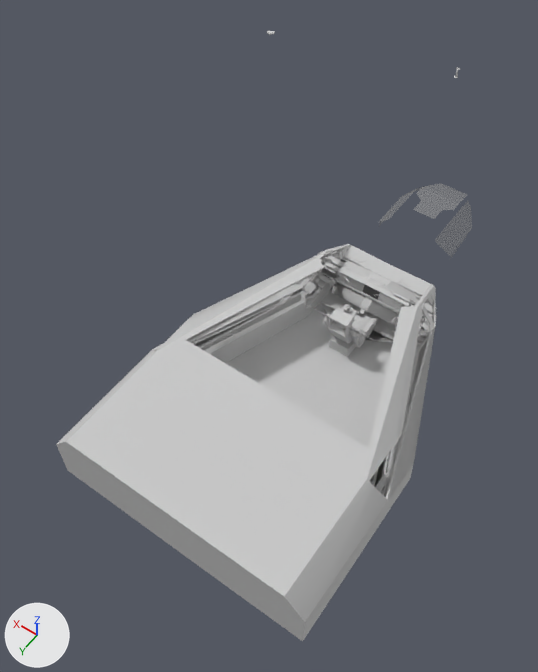
Before and after pictures for a commit that changed the FBX model Assets/Models/Cockpit/shuttleCockpit.fbx.
Camera for both pictures: a 50 mm camera at (-57.0, 120.8, 166.9) aimed at (7.6, 30.3, 24.8). The lights are fixed; the arrows at lower left show +X, +Y and +Z. Where no turn or scale is listed for an object, it has been applied to the vertices. Vertices at the same position are counted once.

Names of what the first picture shows: 'VA_HeavyFighterCockpit1_Base'.
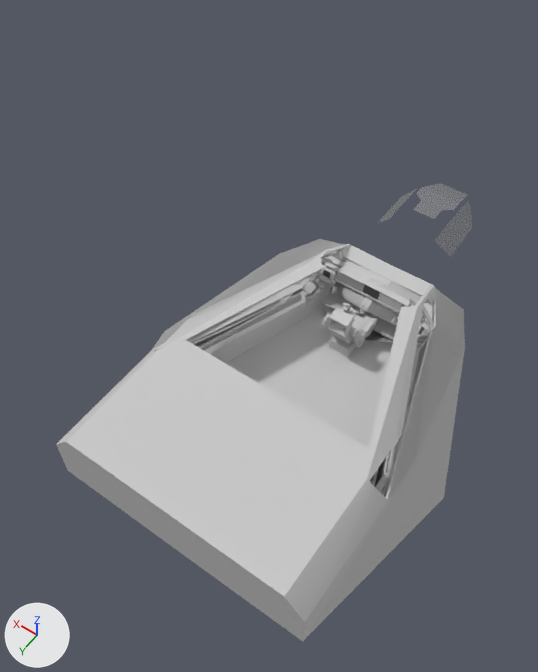
Pixel boxes [x1, y1, x2, y2] of what changed, in the pictures (538 x 672 px):
'VA_HeavyFighterCockpit1_Base', reshaped (7% wider): before [56, 244, 437, 641]; after [56, 239, 465, 641]
part 1 of me_mesh, deleted: before [303, 251, 429, 351]
part 2 of me_mesh, cut back: before [187, 258, 437, 636]; after [153, 239, 465, 641]

What changed in the scene script:
```text
Change me_mesh:
    used by ob_va_heavyfightercockpit1_base; location = (0.0, 0.0, 0.0)
    remove me_mesh.from_pydata(...)  # 19338 vertices, 29400 faces; spans x -35.3..35.3, y -18.2..78.0, z -0.8..18.9
    add me_mesh.from_pydata(...)  # 16894 vertices, 25934 faces; spans x -44.5..44.5, y -18.2..78.0, z -0.8..18.9
    me_mesh part 1: 77 loose pieces with 2242 vertices, spanning x -21.2..21.4, y -14.5..9.2, z 9.2..18.4, are deleted
    me_mesh part 2: 20 vertices moved from x -35.3..35.3, y -18.0..30.1, z -0.7..12.7 to x -44.5..44.5, y -18.0..30.1, z -0.6..12.7; 292 vertices removed from x -21.2..20.9, y -13.1..8.7, z 8.2..16.9; 90 vertices added at x -29.9..7.4, y -2.7..8.7, z 9.5..13.6
```
